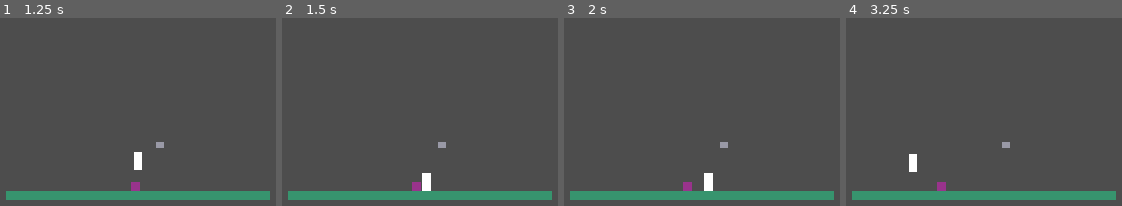
Above: before the commit, frames 1-4 (left to right).
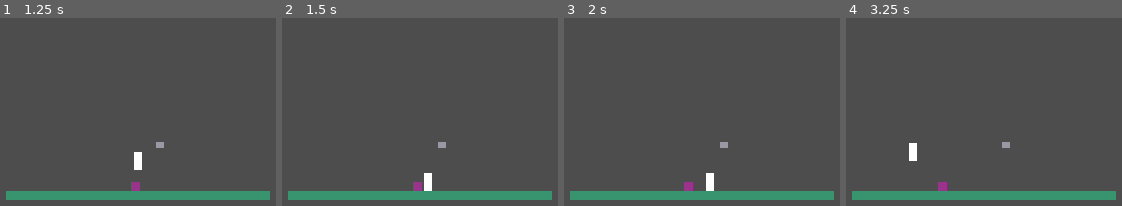
Above: after the commit, the same moments.

Repository: NTUT-NGDC/2D-Platformer-Template
Game: Godot game, scene res://tests/mechanics/Mechanic_PinballBodyTest.tscn
The game is run twice, just before and just after one commit, with the same random seed, the same clock (stepped at 60 frames per second) and the same inputs. This scene is started directly instead of the project's main scene.
Inputs (mouse positions are in pixels of both pictures, inside the frame that each line leads up to):
- Up to frame 1 (1.25 s): tap Enter at 0.5 s; move the mouse to (220, 102) at 0.52 s; hold Right (move_right) from 0.53 s (still down); tap H at 0.6 s; click (220, 102) at 0.67 s; tap Space (jump) at 0.77 s; tap X at 0.8 s
- Up to frame 2 (1.5 s): release Right (move_right) at 1.25 s; drag from (301, 128) to (422, 160) at 1.27 s
- Up to frame 3 (2 s): no input
- Up to frame 4 (3.25 s): move the mouse to (1008, 57) at 2.02 s; hold Left (move_left) 2.03-2.75 s; tap H at 2.1 s; tap X at 2.3 s; drag from (937, 170) to (outside the picture) at 2.77 s

Frame 1 is identical in both runs. In frame 2, 0.1% of the frame differs, in the area x 47-55%, y 82-93%; in frame 3, 0.1%; in frame 4, 0.4%, in the area x 22-37%, y 66-93%.

Commit message:
U112 碰到敵人、尖刺改走 take_hit()（新增 knockback 拉桿），擊退乘上 knockback_scale，彈珠台設 0 不疊加
Co-Authored-By: Claude Opus 5.5 <noreply@anthropic.com>

Diff:
--- a/blocks/_scripts/Enemy.gd
+++ b/blocks/_scripts/Enemy.gd
@@ -13,6 +13,9 @@
 
 ## 碰到玩家造成的傷害
 @export_range(1, 10) var damage: int = 1
+
+## 碰到玩家時把玩家彈開的力道，0 = 不彈開只扣血
+@export_range(0.0, 800.0) var knockback: float = 300.0
 
 ## 走到懸崖邊會不會轉身，關掉的話會直接走下去
 @export var turn_at_ledge: bool = true
@@ -107,10 +110,14 @@
 	if child.has_method("setup"):
 		child.setup(self)
 
-# 碰到玩家造成傷害，碰一次算一次
+# 碰到玩家：打玩家一下（扣血＋把玩家往外、往上彈開），碰一次算一次
 func _on_hurtbox_entered(body: Node) -> void:
-	if body.is_in_group("player") and body.has_method("take_damage"):
-		body.take_damage(damage)
+	var player := body as CharacterBody2D
+	if player == null or not player.is_in_group("player") or not player.has_method("take_hit"):
+		return
+	var away := (player.global_position - global_position).normalized()
+	var direction := (away + player.up_direction * 0.5).normalized()
+	player.take_hit(damage, direction * knockback, self)
 
 # 每個物理幀：套用重力、往目前方向移動，撞牆或走到懸崖邊就轉身；
 # 被擊退期間（_stun_time_left > 0）先不控制水平速度，讓擊退看得出來；
--- a/blocks/_scripts/Spike.gd
+++ b/blocks/_scripts/Spike.gd
@@ -9,6 +9,9 @@
 ## 扣血量，penalty 是「即死」時不會用到
 @export_range(1, 10) var damage: int = 1
 
+## 扣血時把玩家彈開的力道，0 = 不彈開只扣血；penalty 是「即死」時不會用到
+@export_range(0.0, 800.0) var knockback: float = 300.0
+
 const _PENALTY_HEALTH := 0
 
 # 加入 hazard group，設定碰撞層／遮罩，只偵測玩家
@@ -18,13 +21,16 @@
 	collision_mask = Layers.PLAYER
 	body_entered.connect(_on_body_entered)
 
-# 玩家碰到：依 penalty 扣血或直接死亡
+# 玩家碰到：依 penalty 打玩家一下（扣血＋把玩家往外、往上彈開）或直接死亡
 func _on_body_entered(body: Node) -> void:
 	if not body.is_in_group("player"):
 		return
 	if penalty == _PENALTY_HEALTH:
-		if body.has_method("take_damage"):
-			body.take_damage(damage)
+		var player := body as CharacterBody2D
+		if player != null and player.has_method("take_hit"):
+			var away := (player.global_position - global_position).normalized()
+			var direction := (away + player.up_direction * 0.5).normalized()
+			player.take_hit(damage, direction * knockback, self)
 	else:
 		if body.has_method("kill"):
 			body.kill()
--- a/mechanics/_scripts/Mechanic_PinballBody.gd
+++ b/mechanics/_scripts/Mechanic_PinballBody.gd
@@ -37,9 +37,10 @@
 	_sensor.body_entered.connect(_on_sensor_entered)
 	_sensor.area_entered.connect(_on_sensor_entered)
 
-# 每幀把傷害歸零，並倒數無敵時間
+# 每幀把傷害和被打的擊退歸零（只留自己的彈開，不跟敵人／尖刺的擊退疊在一起），並倒數無敵時間
 func apply(ctx: MoveContext) -> void:
 	ctx.damage_scale *= 0.0
+	ctx.knockback_scale *= 0.0
 	if _invincible_left > 0.0:
 		_invincible_left -= ctx.delta
 
--- a/player/Player.gd
+++ b/player/Player.gd
@@ -31,6 +31,7 @@
 var _was_on_wall: bool = false
 var _is_dead: bool = false
 var _damage_scale: float = 1.0
+var _knockback_scale: float = 1.0
 var _base_collision_size: Vector2 = Vector2.ZERO
 var _cached_jump_scale: float = 1.0
 var _cached_input_locked: bool = false
@@ -114,6 +115,7 @@
 		ctx.movement_frozen = true
 		ctx.input_locked = true
 	_damage_scale = ctx.damage_scale
+	_knockback_scale = ctx.knockback_scale
 	_cached_jump_scale = ctx.jump_scale
 	_cached_input_locked = ctx.input_locked
 
@@ -222,7 +224,8 @@
 	hurt.emit()
 	Events.player_hurt.emit()
 
-# 被攻擊打到（敵人子彈這類），扣血交給 take_damage()（也就是 Stats 的血量），再加上擊退；
+# 被攻擊打到（碰到敵人、尖刺、敵人子彈這類），扣血交給 take_damage()（也就是 Stats 的血量），
+# 再加上擊退（會乘上機制卡調的擊退倍率）；
 # 跟敵人、可破壞方塊用同一個受擊介面，攻擊方不用分辨打到的是誰
 func take_hit(damage: int, knockback: Vector2, source: Node) -> void:
 	if _is_dead:
@@ -230,7 +233,7 @@
 	Events.hit.emit(self, source)
 	take_damage(damage)
 	if not _is_dead:
-		add_impulse(knockback)
+		add_impulse(knockback * _knockback_scale)
 
 # 宣告玩家死亡，實際要發生什麼事（重生、結算畫面…）由聽到 player_died 訊號的人決定
 func kill() -> void:
--- a/tests/blocks/_scripts/SpikeTest.gd
+++ b/tests/blocks/_scripts/SpikeTest.gd
@@ -1,11 +1,12 @@
 extends Node2D
 
-# 手動驗證用：Spike 依 penalty 扣血或即死，碰一次算一次。
+# 手動驗證用：Spike 依 penalty 扣血（走 take_hit：有擊退、發 Events.hit）或即死，碰一次算一次。
 
 @onready var _player: CharacterBody2D = $Player
 
 func _ready() -> void:
 	_player.hurt.connect(func(): print("[測試] 玩家受傷了（Spike_Damage）"))
 	_player.died.connect(func(): print("[測試] 玩家死亡"))
-	print("[測試] 左邊 Spike_Damage（damage=2）：走過去碰一下，應該扣 2 點血，血量預設 3，碰兩次會死")
+	Events.hit.connect(func(target, source): print("[測試] Events.hit：%s 被 %s 打到" % [target.name, source.name]))
+	print("[測試] 左邊 Spike_Damage（damage=2）：走過去碰一下，應該扣 2 點血並被往外、往上彈開，印出 Events.hit；血量預設 3，碰兩次會死")
 	print("[測試] 右邊 Spike_Instant（即死）：碰到立刻死亡")
--- a/tests/mechanics/_scripts/Mechanic_PinballBodyTest.gd
+++ b/tests/mechanics/_scripts/Mechanic_PinballBodyTest.gd
@@ -7,6 +7,7 @@
 	print("[測試] 血量目前：%d/%d" % [Stats.get_value(Stats.HEALTH_KIND), Stats.get_max_value(Stats.HEALTH_KIND)])
 	print("[測試] 走到 Enemy_Target（被兩面牆夾住）身上撞一下：應該被彈開，血量不會減少")
 	print("[測試] 走到 Spike_Target（扣血模式，不是即死）上面：應該被彈開，血量一樣不會減少")
+	print("[測試] 彈開的力道只有彈珠台自己的 knock_force，不會再疊上敵人／尖刺的 knockback（不會變成兩倍遠）")
 	print("[測試] 被彈開後的 0.3 秒內，就算還黏在對方旁邊也不會連續再彈一次")
 
 func _on_mechanic_event(card: String, event: String) -> void:
Not shown, changed: documents/01a_shared_systems.md
Not shown, changed: documents/01c_blocks_and_abilities.md
Not shown, changed: documents/progress.md
